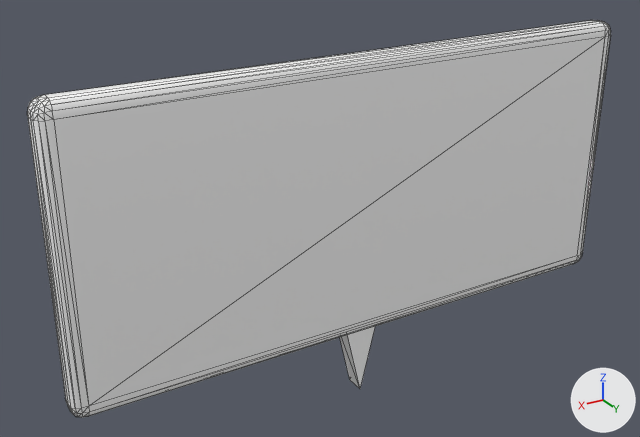
Renders of the FBX model _BeAnyone/Server/BeAnyone/02 File/bin/content/FBX/Npc/chat.fbx from each side of a commit.
Rendered twice from a 50 mm camera at (1.326, 1.302, 0.966) aimed at (0.506, -0.064, 0.283). Lighting does not change. The marker at lower right points along +X, +Y and +Z. Mesh edges are drawn as thin lines. Where no turn or scale is listed for an object, it has been applied to the vertices.
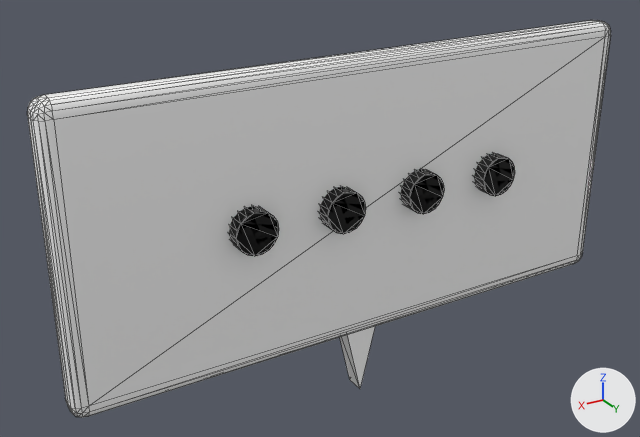
What changed in the scene script:
```text
Change me_mesh:
    used by ob_box003; location = (0.446, 0.0, 0.0)
    remove me_mesh.from_pydata(...)  # 302 vertices, 580 faces; spans x -0.625..0.594, y -0.048..0.008, z -0.096..0.609
    add me_mesh.from_pydata(...)  # 410 vertices, 784 faces; spans x -0.625..0.594, y -0.048..0.037, z -0.096..0.609
    me_mesh part 1: the loose piece of 36 vertices spanning x 0.205..0.288, y -0.035..0.0, z 0.291..0.373 is moved by (-0.551, 0.037, 0.0)
    me_mesh part 2: a new loose piece, an 18-sided cylinder along y spanning x -0.162..-0.079, y 0.002..0.037, z 0.291..0.373, in mat_24___default (picture img_chat_png)
    me_mesh part 3: a new loose piece, an 18-sided cylinder along y spanning x 0.021..0.105, y 0.002..0.037, z 0.291..0.373, in mat_24___default (picture img_chat_png)
    me_mesh part 4: a new loose piece, an 18-sided cylinder along y spanning x 0.205..0.288, y 0.002..0.037, z 0.291..0.373, in mat_24___default (picture img_chat_png)
Add me_mesh_001:
    me_mesh_001.from_pydata(...)  # an 18-sided cylinder along y spanning x -0.0416..0.0416, y -0.0175..0.0175, z -0.041..0.041
    me_mesh_001.materials.append(mat_24___default)  # picture img_chat_png
Add ob_object:
    ob_object = bpy.data.objects.new('Object', me_mesh_001)
    ob_object.location = (0.693, 0.02, 0.332)
Add ob_object008:
    ob_object008 = bpy.data.objects.new('Object008', me_mesh_001.copy())
    ob_object008.location = (0.325, 0.02, 0.332)
Add ob_object012:
    ob_object012 = bpy.data.objects.new('Object012', me_mesh_001.copy())
    ob_object012.location = (0.142, 0.02, 0.332)
Add ob_object005:
    ob_object005 = bpy.data.objects.new('Object005', me_mesh_001.copy())
    ob_object005.location = (0.509, 0.02, 0.332)
```

Pixel boxes (x1, y1, x2, y2) of what changed, in the pictures (640 x 437 px; the box of a moved part takes in the faces that stretch with it):
'Object008', added
    after: (402, 175, 443, 214)
'Object', added
    after: (230, 208, 277, 256)
'Object012', added
    after: (480, 153, 515, 196)
part 1 of me_mesh, moved or reshaped (not visible before)
    after: (474, 153, 515, 196)
part 2 of me_mesh, added (black)
    after: (401, 169, 444, 214)
part 3 of me_mesh, added (black)
    after: (319, 187, 366, 234)
part 4 of me_mesh, added (black)
    after: (229, 206, 279, 256)
